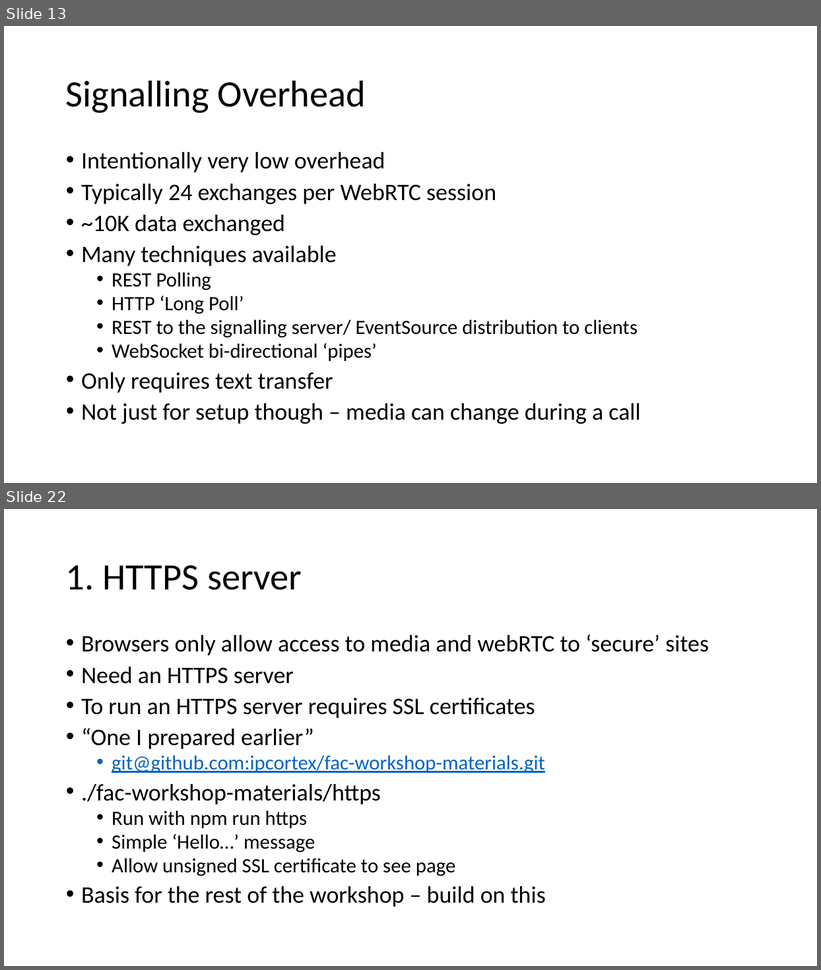
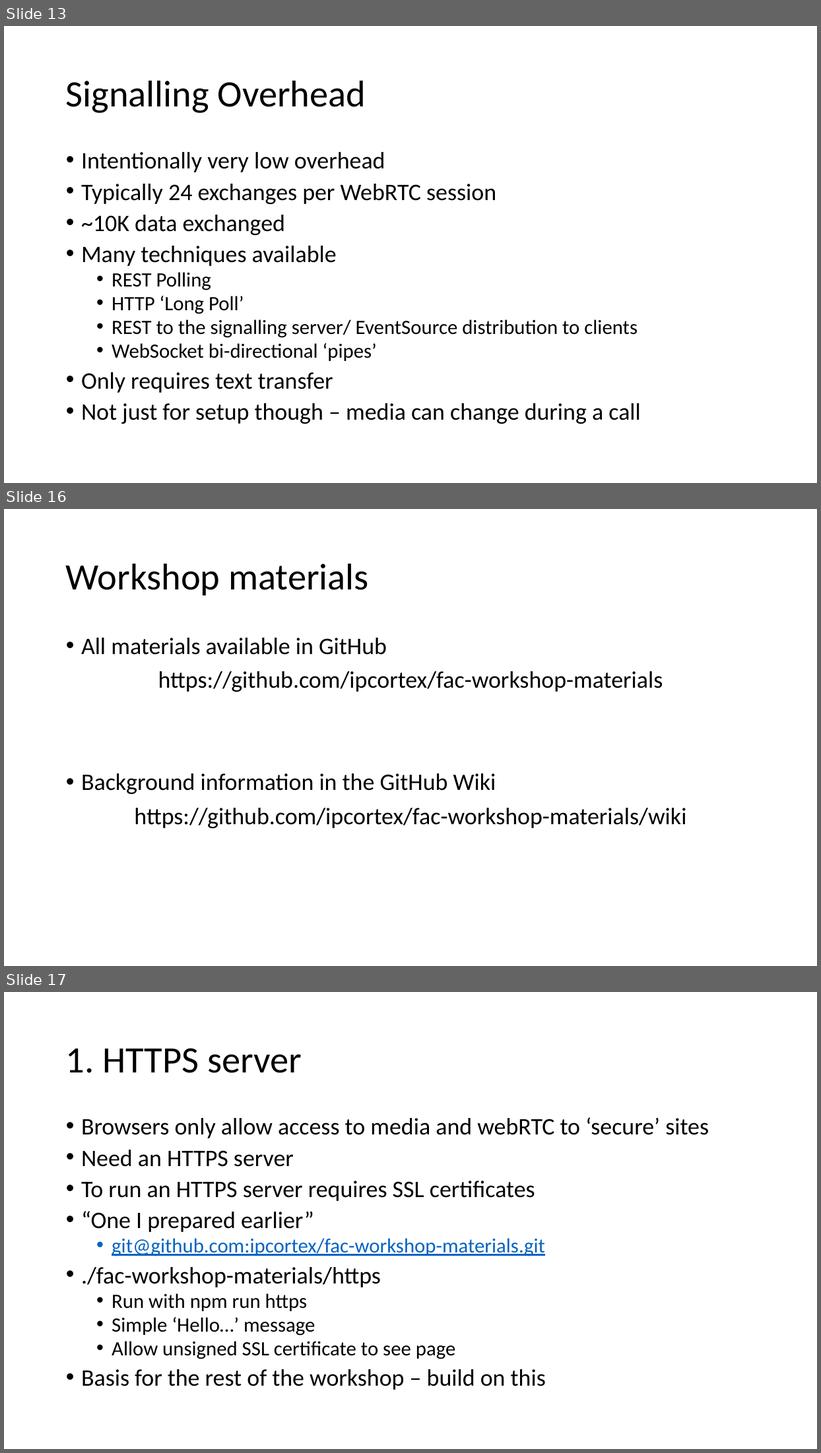
Before and after one commit to ipcortex/fac-workshop-materials, a slide deck: presentations/FAC9 Workshop.pptx. Shown one above the other, each under a label of ours: slides 13 and 22 before the commit, slides 13, 16 and 17 after it; the slides between them are not shown. The pictures are 821x970 and 821x1453 pixels, drawn with LibreOffice and Linux fonts; fonts in the diff are those of the drawing. Boxes give left, top, right and bottom in pixels: in the first picture for what was removed or moved away, otherwise in the second. Text is boxed around its words. In the diff, an @@ line names an element or a change of style, - is before the commit and + after.

```diff
--- a/presentations/FAC9 Workshop.pptx
+++ b/presentations/FAC9 Workshop.pptx
@@ slide 16 added at [4, 509, 817, 966], background #FFFFFF @@
@@ title added at [66, 563, 369, 595], 44 pt, text #000000 @@
+Workshop materials
@@ text added at [81, 638, 686, 828], 28 pt, text #000000 @@
+• All materials available in GitHub
+https://github.com/ipcortex/fac-workshop-materials
+• Background information in the GitHub Wiki
+https://github.com/ipcortex/fac-workshop-materials/wiki
@@ what was slide 22 is now slide 17 @@
```
Also in this commit, not shown: 3 slides changed, 1 other slide added, 1 other file.
